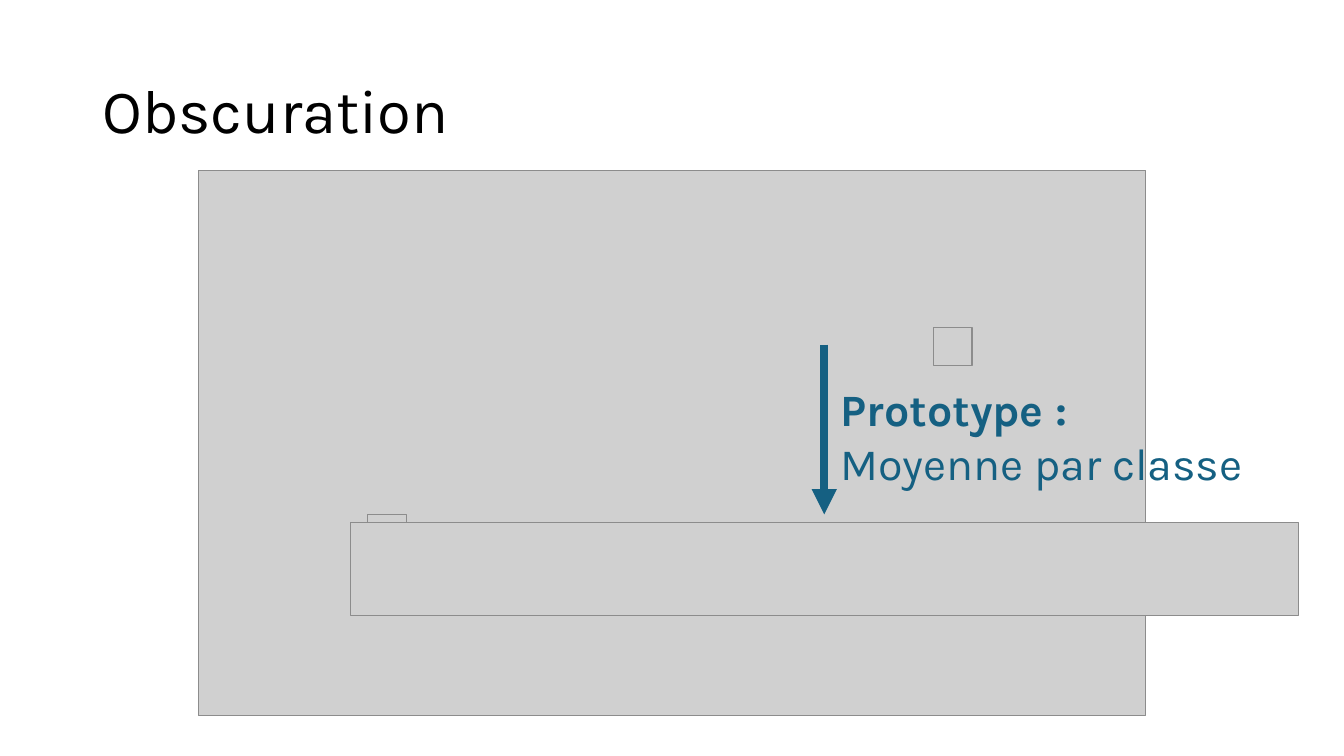
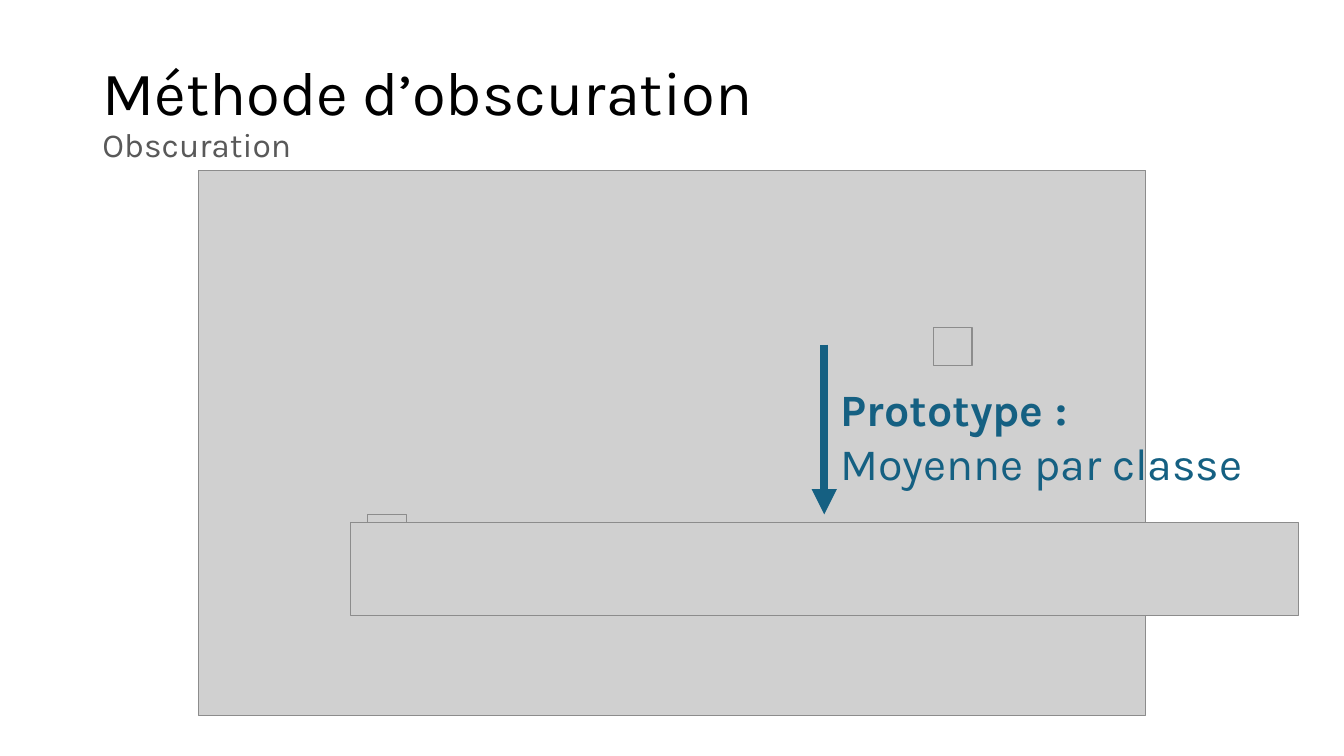
Before and after one commit to owilo/Stage, a slide deck: slide 8 of Documents/Slides/Obscuration de contenu numérique dans une image.pptx. Drawn at 1344x756 pixels with LibreOffice and Linux fonts; fonts in the diff are those of the drawing; grey boxes stand for pictures. Boxes give left, top, right and bottom in pixels: in the first picture for what was removed or moved away, otherwise in the second. Text is boxed around its words. In the diff, an @@ line names an element or a change of style, - is before the commit and + after.

```diff
--- a/Documents/Slides/Obscuration de contenu numérique dans une image.pptx
+++ b/Documents/Slides/Obscuration de contenu numérique dans une image.pptx
@@ title at (x1=102, y1=68, x2=752, y2=158): text changed @@
-Obscuration
+Méthode d’obscuration
+Obscuration
```
Also in this commit, not shown: 5 other slides changed, 17 slides added, 7 slides removed.
